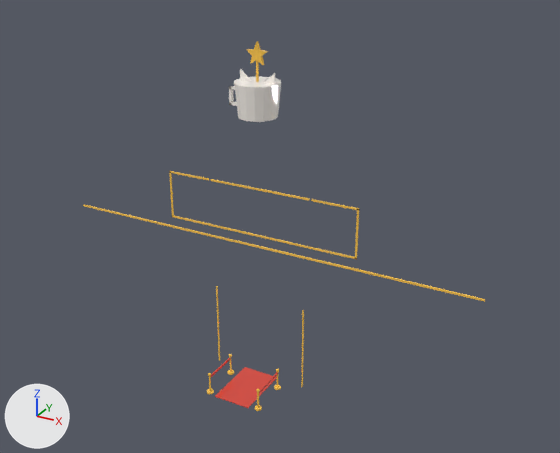
One commit to the glTF model assets/cat-cafe/exports/CatCafe_Plot_Tier5.glb: the scene before it, then after it.
Before and after are seen from a 50 mm camera at (28.6, -63.7, 38.5) aimed at (2.7, -16.8, 15.0). The lights are fixed; the arrows at lower left show +X, +Y and +Z. The first picture is the older version. Vertices at exactly the same position are counted once.

In view in the first picture: 'CatCafe_Plot_Tier5'.
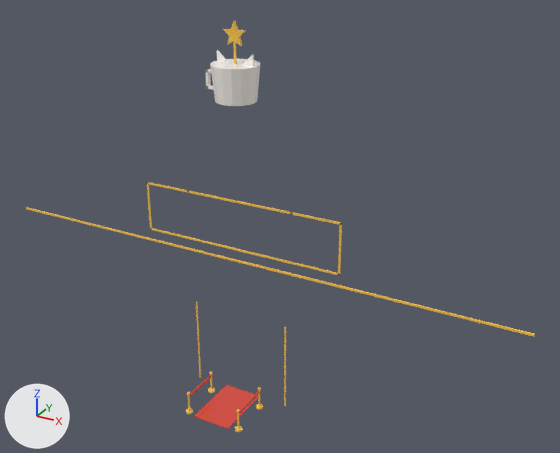
What differs and where, as boxes [x1, y1, x2, y2] in the pictures (560 x 453 px; the box of a moved part takes in the faces that stretch with it):
'CatCafe_Plot_Tier5', reshaped (27% wider, 11% taller)
    before: [83, 41, 485, 411]
    after: [26, 21, 535, 432]
part 1 of me_catcafe_plot_tier5, moved or reshaped
    before: [83, 204, 485, 302]
    after: [26, 207, 535, 337]
part 2 of me_catcafe_plot_tier5, moved or reshaped
    before: [301, 310, 304, 387]
    after: [284, 327, 286, 406]
part 3 of me_catcafe_plot_tier5, moved or reshaped
    before: [216, 286, 220, 361]
    after: [196, 301, 201, 378]
part 4 of me_catcafe_plot_tier5, moved or reshaped
    before: [264, 73, 275, 84]
    after: [242, 54, 254, 66]
part 5 of me_catcafe_plot_tier5, moved or reshaped
    before: [234, 76, 281, 122]
    after: [210, 59, 260, 106]
part 6 of me_catcafe_plot_tier5, moved or reshaped
    before: [240, 69, 251, 81]
    after: [217, 50, 229, 63]
part 7 of me_catcafe_plot_tier5, moved or reshaped
    before: [229, 86, 237, 106]
    after: [205, 68, 214, 90]
part 8 of me_catcafe_plot_tier5, moved or reshaped
    before: [246, 41, 268, 65]
    after: [223, 21, 246, 46]
part 9 of me_catcafe_plot_tier5, moved or reshaped
    before: [256, 60, 259, 82]
    after: [233, 41, 237, 64]
part 10 of me_catcafe_plot_tier5, moved or reshaped
    before: [215, 367, 277, 408]
    after: [194, 385, 258, 429]
part 11 of me_catcafe_plot_tier5, moved or reshaped
    before: [255, 405, 262, 411]
    after: [235, 426, 242, 432]
part 12 of me_catcafe_plot_tier5, moved or reshaped
    before: [257, 392, 259, 408]
    after: [237, 412, 240, 429]
part 13 of me_catcafe_plot_tier5, moved or reshaped
    before: [274, 385, 281, 390]
    after: [256, 404, 263, 410]
part 14 of me_catcafe_plot_tier5, moved or reshaped
    before: [259, 372, 278, 393]
    after: [239, 391, 260, 414]
part 15 of me_catcafe_plot_tier5, moved or reshaped
    before: [207, 389, 214, 394]
    after: [186, 408, 193, 414]
part 16 of me_catcafe_plot_tier5, moved or reshaped
    before: [209, 376, 211, 391]
    after: [188, 395, 190, 411]
part 17 of me_catcafe_plot_tier5, moved or reshaped
    before: [227, 370, 234, 375]
    after: [208, 388, 215, 393]
part 18 of me_catcafe_plot_tier5, moved or reshaped
    before: [169, 171, 359, 260]
    after: [147, 182, 342, 276]
part 19 of me_catcafe_plot_tier5, moved or reshaped
    before: [211, 357, 232, 377]
    after: [190, 375, 213, 396]

Patch to the scene script:
```diff
--- a/assets/cat-cafe/exports/CatCafe_Plot_Tier5.glb.py
+++ b/assets/cat-cafe/exports/CatCafe_Plot_Tier5.glb.py
@@ me_catcafe_plot_tier5 @@
 # used by ob_catcafe_plot_tier5; location = (0.0, 0.0, 0.0)
-me_catcafe_plot_tier5.from_pydata(...)  # 414 vertices, 716 faces; spans x -18.2..18.2, y -20.0..-13.4, z 0.0..28.3
+me_catcafe_plot_tier5.from_pydata(...)  # 414 vertices, 716 faces; spans x -22.2..22.2, y -23.0..-16.5, z 0.0..30.1
+# me_catcafe_plot_tier5 part 1: the loose piece of 8 vertices spanning x -18.2..18.2, y -15.4..-15.3, z 12.1..12.2 is scaled about its middle by (1.22, 1, 1), then moved by (0.0, -3.0, 0.0)
+# me_catcafe_plot_tier5 part 2: the loose piece of 8 vertices spanning x 4.0..4.2, y -15.4..-15.3, z 0.2..7.5 is moved by (0.0, -3.0, 0.0)
+# me_catcafe_plot_tier5 part 3: the loose piece of 8 vertices spanning x -4.2..-4.0, y -15.4..-15.3, z 0.2..7.5 is moved by (0.0, -3.0, 0.0)
+# me_catcafe_plot_tier5 part 4: the loose piece of 6 vertices spanning x 0.6..1.5, y -15.3..-15.1, z 25.4..26.2 is moved by (0.0, -3.0, 1.9)
+# me_catcafe_plot_tier5 part 5: the loose piece of 32 vertices spanning x -1.8..1.8, y -17.0..-13.4, z 22.8..25.4 is moved by (0.0, -3.0, 1.9)
+# me_catcafe_plot_tier5 part 6: the loose piece of 6 vertices spanning x -1.5..-0.6, y -15.3..-15.1, z 25.4..26.2 is moved by (0.0, -3.0, 1.9)
+# me_catcafe_plot_tier5 part 7: the loose piece of 20 vertices spanning x -2.4..-1.6, y -15.3..-15.1, z 23.4..24.8 is moved by (0.0, -3.0, 1.9)
+# me_catcafe_plot_tier5 part 8: the loose piece of 22 vertices spanning x -0.9..0.9, y -15.3..-15.1, z 26.6..28.3 is moved by (0.0, -3.0, 1.9)
+# me_catcafe_plot_tier5 part 9: the loose piece of 8 vertices spanning x -0.1..0.1, y -15.3..-15.1, z 25.4..27.1 is moved by (0.0, -3.0, 1.9)
+# me_catcafe_plot_tier5 part 10: the loose piece of 8 vertices spanning x -1.6..1.6, y -20.0..-15.2, z 0.1..0.2 is moved by (0.0, -3.0, 0.0)
+# me_catcafe_plot_tier5 part 11: the loose piece of 20 vertices spanning x 2.0..2.6, y -19.9..-19.3, z 0.0..0.2 is moved by (0.0, -3.0, 0.0)
+# me_catcafe_plot_tier5 part 12: the loose piece of 16 vertices spanning x 2.2..2.4, y -19.7..-19.5, z 0.1..1.8 is moved by (0.0, -3.0, 0.0)
+# me_catcafe_plot_tier5 part 13: the loose piece of 20 vertices spanning x 2.0..2.6, y -16.7..-16.1, z 0.0..0.2 is moved by (0.0, -3.0, 0.0)
+# me_catcafe_plot_tier5 part 14: the loose piece of 8 vertices spanning x 2.2..2.4, y -19.6..-16.4, z 1.4..1.6 is moved by (0.0, -3.0, 0.0)
+# me_catcafe_plot_tier5 part 15: the loose piece of 20 vertices spanning x -2.6..-2.0, y -19.9..-19.3, z 0.0..0.2 is moved by (0.0, -3.0, 0.0)
+# me_catcafe_plot_tier5 part 16: the loose piece of 16 vertices spanning x -2.4..-2.2, y -19.7..-19.5, z 0.1..1.8 is moved by (0.0, -3.0, 0.0)
+# me_catcafe_plot_tier5 part 17: the loose piece of 20 vertices spanning x -2.6..-2.0, y -16.7..-16.1, z 0.0..0.2 is moved by (0.0, -3.0, 0.0)
+# me_catcafe_plot_tier5 part 18: 40 of 414 vertices moved; they spanned x -8.4..8.4, y -15.3..-15.2, z 12.9..17.1 and now span x -8.4..8.4, y -18.3..-18.2, z 12.9..17.1; mean shift (0.0, -3.0, 0.0); largest move (-8.4, -15.2, 12.9) -> (8.4, -18.3, 12.9)
+# me_catcafe_plot_tier5 part 19: 24 of the vertices in x -2.4..-2.2, y -19.6..-16.3, z 0.1..1.8 are moved by (0.0, -3.0, 0.0)
+# other edits to the shape of me_catcafe_plot_tier5 do not show in these pictures
 me_catcafe_plot_tier5.materials.append(mat_catcafe_palette)
```
